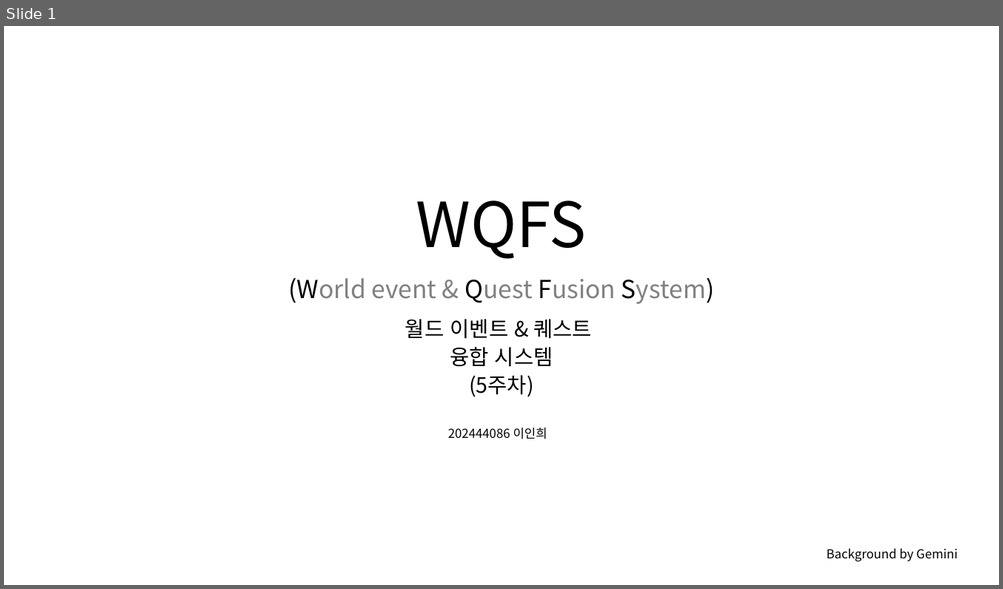
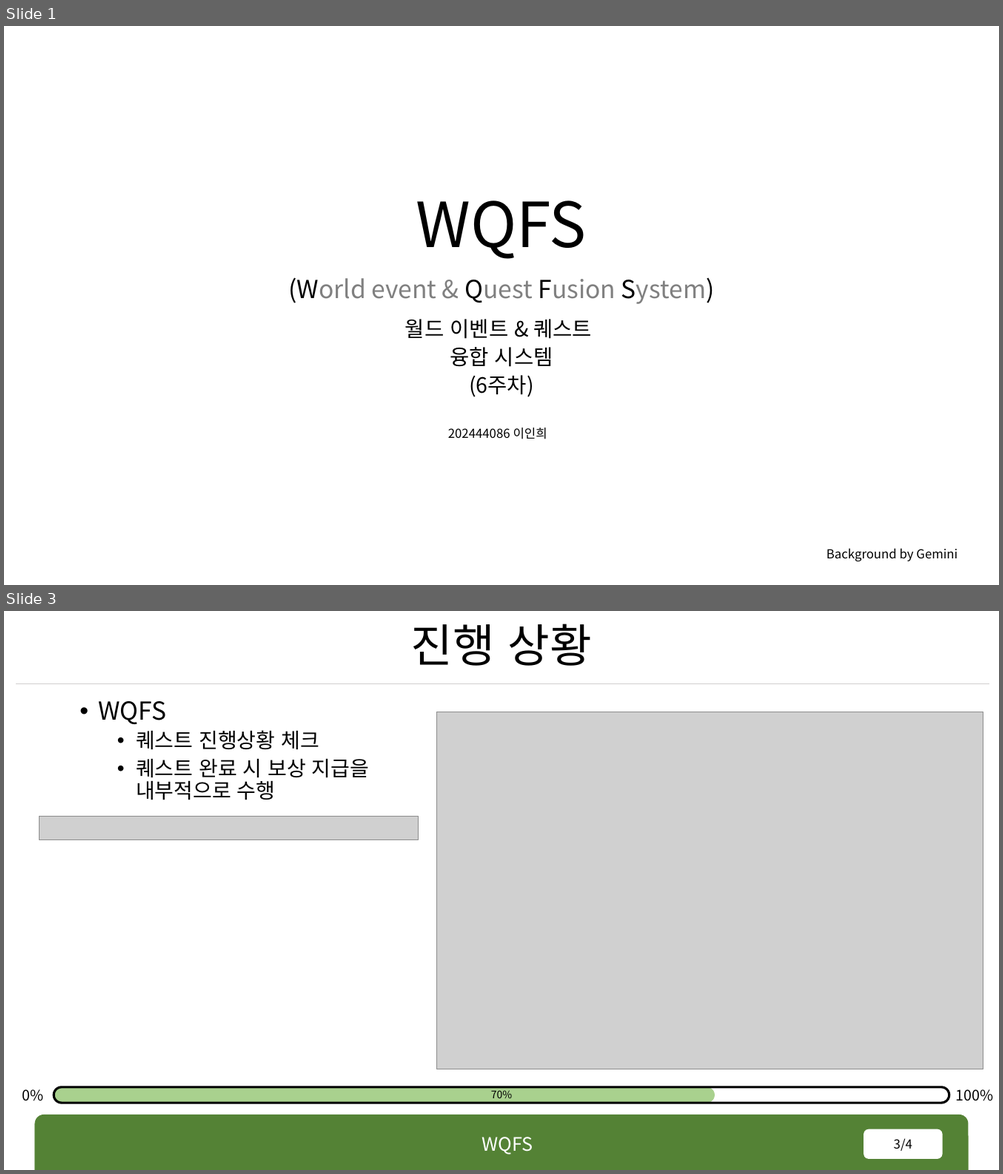
Before and after one commit to rennOobayashi/WQFS, a slide deck: WQFS.pptx. Shown one above the other, each under a label of ours: slide 1 before the commit, slides 1 and 3 after it; the slides between them are not shown. The pictures are 1003x589 and 1003x1174 pixels, drawn with LibreOffice and Linux fonts; fonts in the diff are those of the drawing; grey boxes stand for pictures; background and template pictures are left out. Boxes give left, top, right and bottom in pixels: in the first picture for what was removed or moved away, otherwise in the second. Text is boxed around its words. In the diff, an @@ line names an element or a change of style, - is before the commit and + after.

```diff
--- a/WQFS.pptx
+++ b/WQFS.pptx
@@ slide 3 added at (x1=4, y1=611, x2=999, y2=1170), background #FFFFFF @@
@@ title added at (x1=411, y1=624, x2=591, y2=666), 44 pt, text #000000 @@
+진행 상황
@@ line added from (16, 684) to (990, 684), #D0CECE 0.5 pt @@
@@ text added at (x1=99, y1=701, x2=369, y2=800), 20 pt, text #000000 @@
+• WQFS
+  • 퀘스트 진행상황 체크
+  • 퀘스트 완료 시 보상 지급을
+    내부적으로 수행
@@ picture added at (x1=437, y1=712, x2=984, y2=1070) @@
@@ picture added at (x1=39, y1=817, x2=418, y2=840) @@
@@ text added at (x1=22, y1=1090, x2=44, y2=1102), 14 pt, text #000000 @@
+0%
@@ rounded rectangle added at (x1=54, y1=1088, x2=715, y2=1103), fill #A9D18E @@
@@ rounded rectangle added at (x1=54, y1=1088, x2=949, y2=1103), outline #000000 2.25 pt @@
@@ text added at (x1=491, y1=1091, x2=512, y2=1102), 10 pt, text #000000 @@
+70%
@@ text added at (x1=956, y1=1090, x2=993, y2=1102), 14 pt, text #000000 @@
+100%
@@ round same rect added at (x1=34, y1=1116, x2=968, y2=1170), fill #548235 @@
@@ text added at (x1=481, y1=1137, x2=532, y2=1155), 18 pt, text #FFFFFF @@
+WQFS
@@ page number added at (x1=864, y1=1130, x2=942, y2=1159), fill #FFFFFF, 12 pt, text #000000 @@
+3/4
@@ slide 1 changed as well @@
@@ text at (x1=469, y1=375, x2=534, y2=397): text changed @@
-(5주차)
+(6주차)
```
Also in this commit, not shown: 1 other slide changed, 1 other slide added, 5 slides removed, 8 other files.
